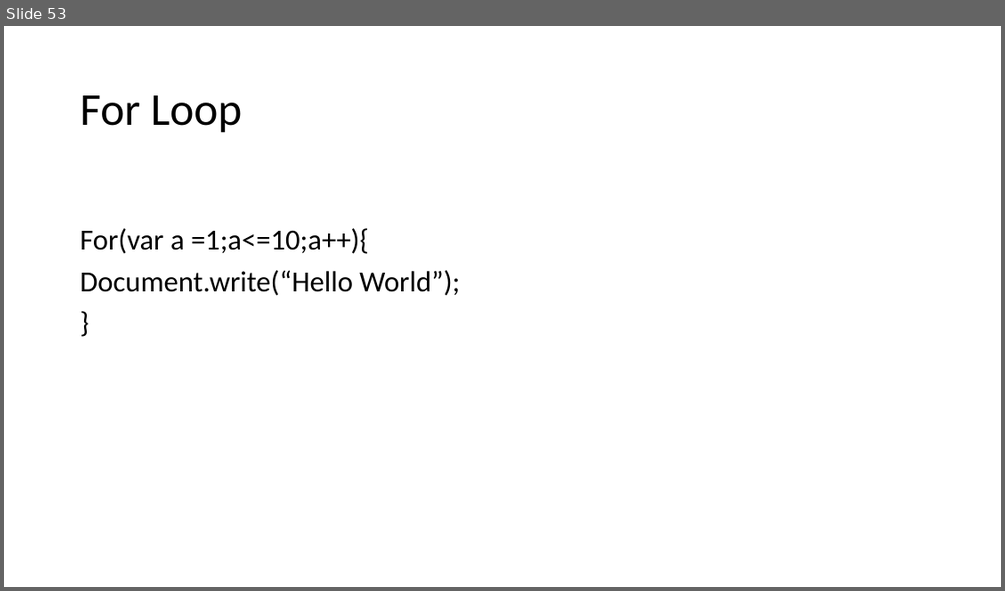
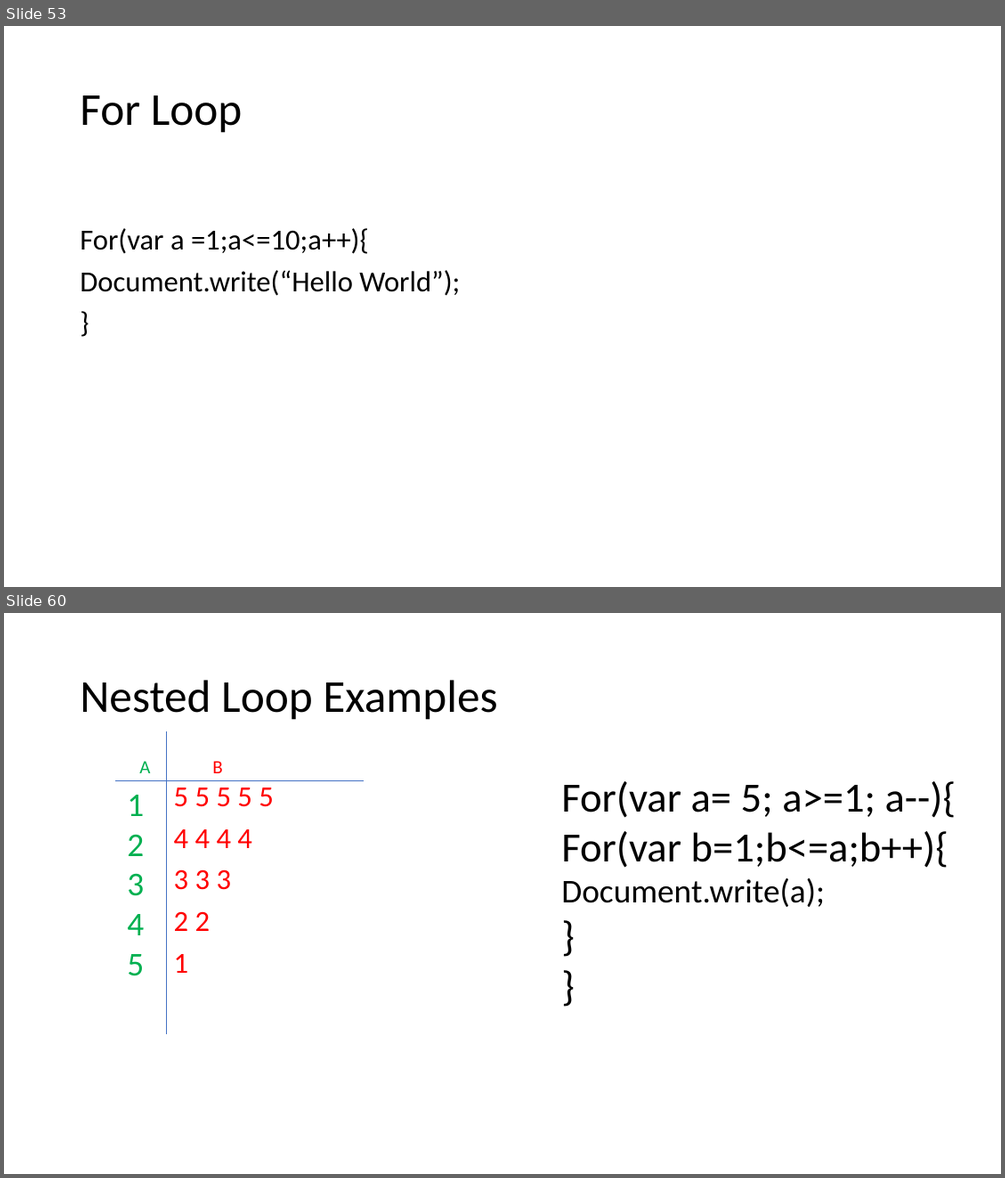
Before and after one commit to PiyushChaturvedii/Batch04, a slide deck: JavaScript.pptx. Shown one above the other, each under a label of ours: slide 53 before the commit, slides 53 and 60 after it; the slides between them are not shown. The pictures are 1005x591 and 1005x1178 pixels, drawn with LibreOffice and Linux fonts; fonts in the diff are those of the drawing. Boxes give left, top, right and bottom in pixels: in the first picture for what was removed or moved away, otherwise in the second. Text is boxed around its words. In the diff, an @@ line names an element or a change of style, - is before the commit and + after.

```diff
--- a/JavaScript.pptx
+++ b/JavaScript.pptx
@@ slide 60 added at [4,613,1001,1174], background #FFFFFF @@
@@ title added at [80,680,497,720], 44 pt, text #000000 @@
+Nested Loop Examples
@@ line added from (166, 731) to (166, 1034), #4472C4 0.5 pt @@
@@ text added at [139,761,150,773], 18 pt, text #00B050 @@
+A
@@ text added at [212,761,222,773], 18 pt, text #FF0000 @@
+B
@@ line added from (115, 780) to (364, 780), #4472C4 0.5 pt @@
@@ text added at [127,795,144,976], 32 pt, text #00B050 @@
+1
+2
+3
+4
+5
@@ text added at [174,787,274,973], 28 pt, text #FF0000 @@
+5 5 5 5 5
+4 4 4 4
+3 3 3
+2 2
+1
@@ text added at [561,781,956,907], 40 pt, text #000000 @@
+For(var a= 5; a>=1; a--){
+For(var b=1;b<=a;b++){
+Document.write(a);
+}
+}
```
Also in this commit, not shown: 11 other slides added, 7 other files.
